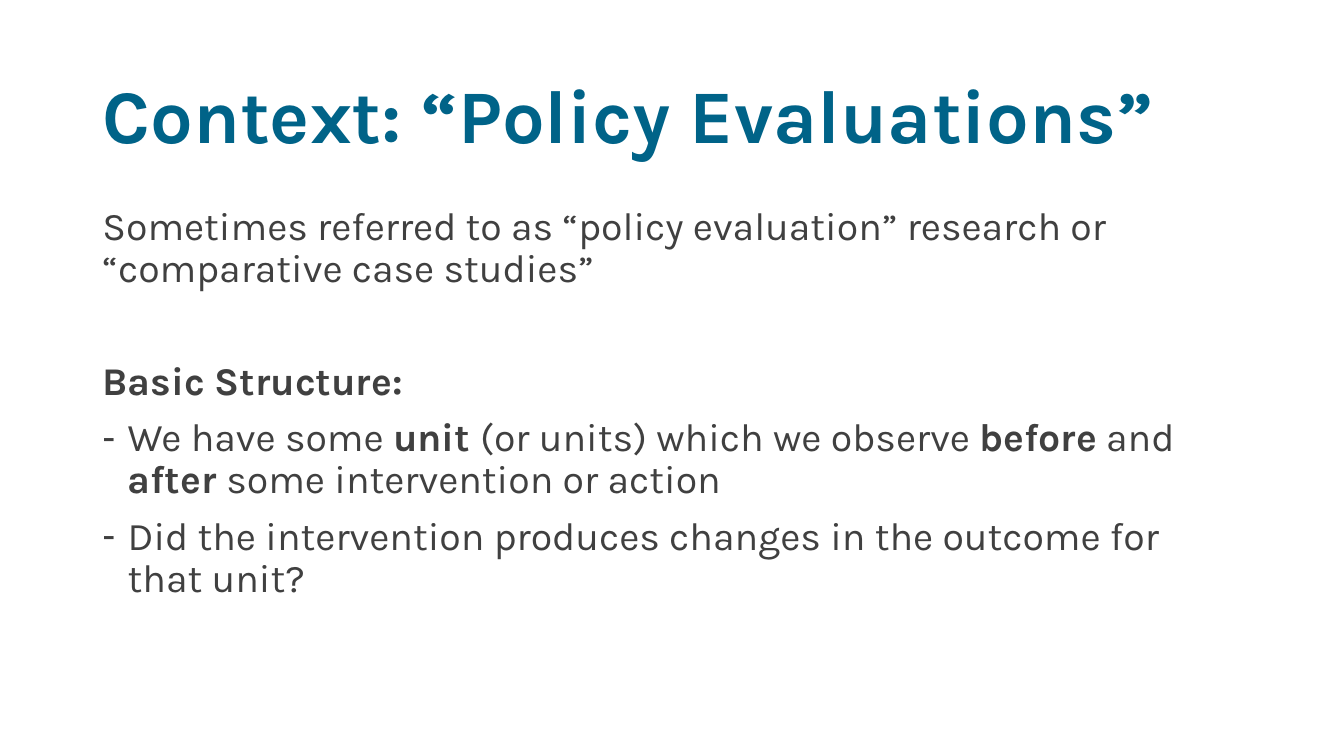
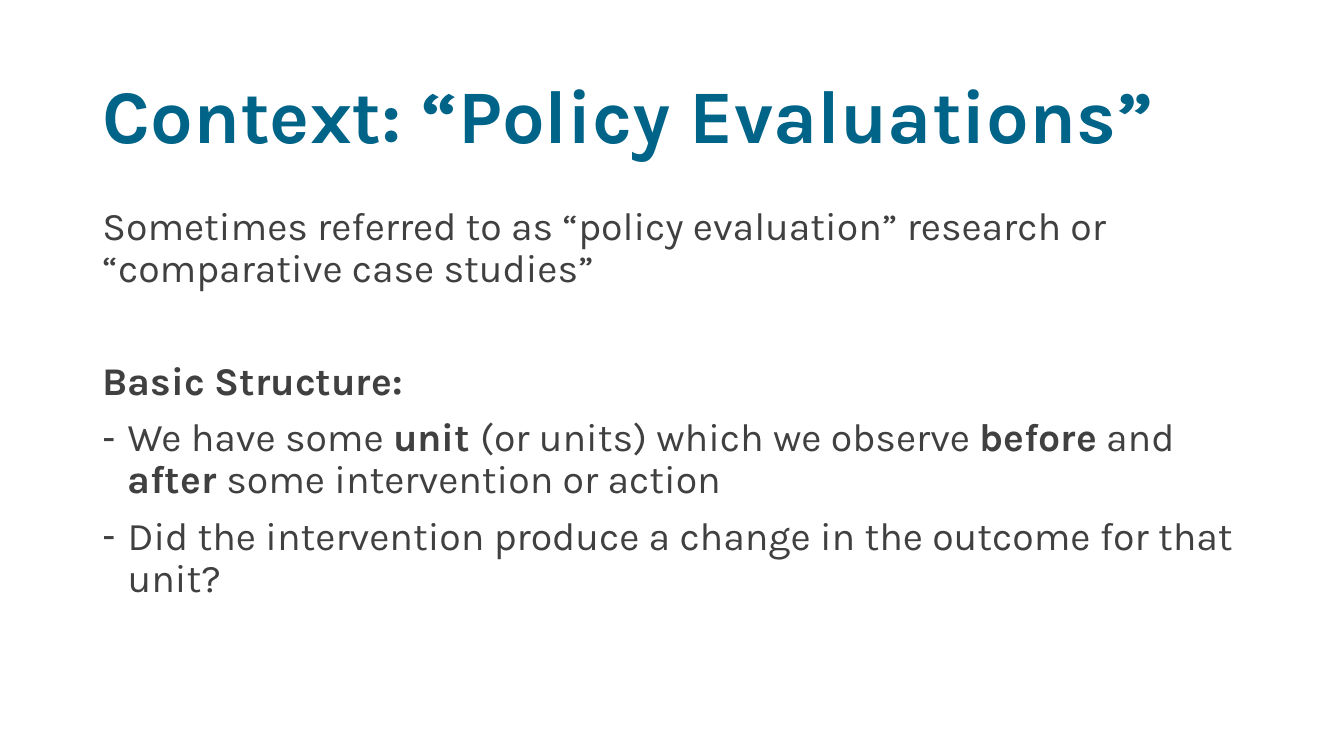
Before and after one commit to sodascience/workshop_causal_impact_assessment, a slide deck: slide 8 of lectures/01_introduction/intro_1.pptx. Drawn at 1344x756 pixels with LibreOffice and Linux fonts; fonts in the diff are those of the drawing. Boxes give left, top, right and bottom in pixels: in the first picture for what was removed or moved away, otherwise in the second. Text is boxed around its words. In the diff, an @@ line names an element or a change of style, - is before the commit and + after.

```diff
--- a/lectures/01_introduction/intro_1.pptx
+++ b/lectures/01_introduction/intro_1.pptx
@@ text at [128,523,1233,593]: text changed @@
-– Did the intervention produces changes in the outcome for that unit?
+– Did the intervention produce a change in the outcome for that unit?
```
Also in this commit, not shown: 4 other slides changed, 5 other files.
